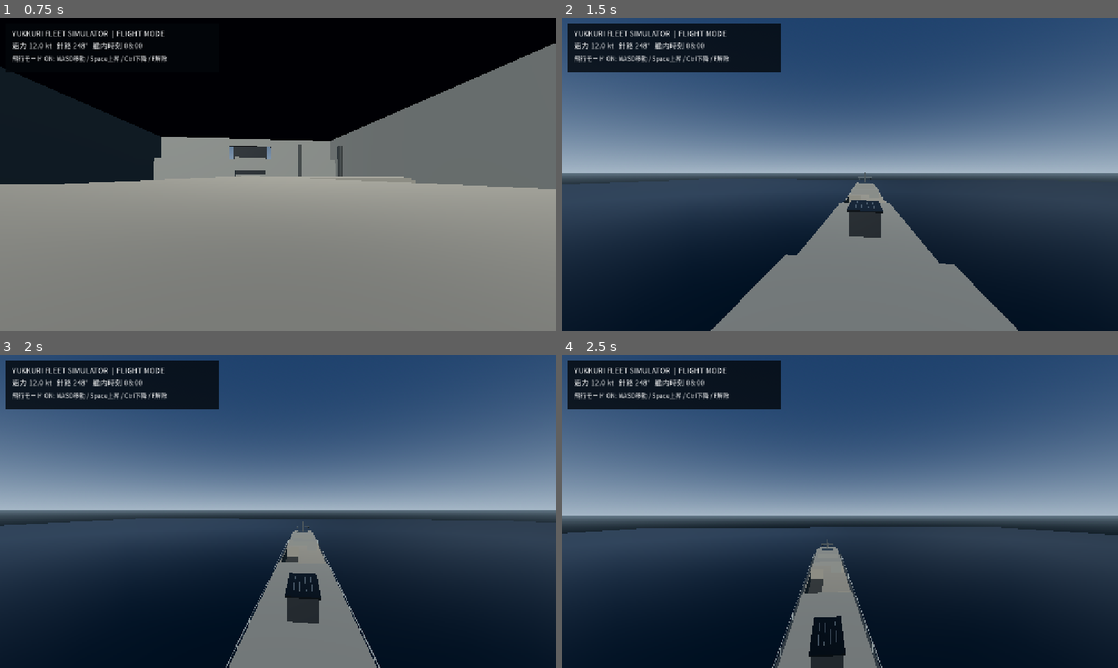
Above: before the commit, frames 1-4 (two rows, left to right).
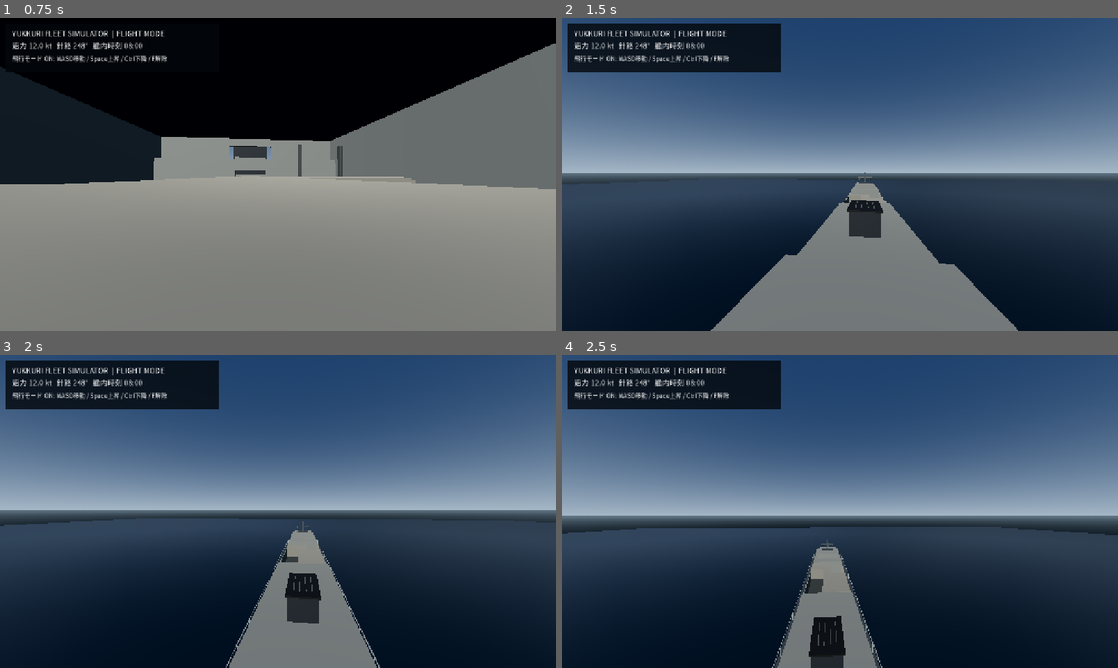
Above: after the commit, the same moments.

Repository: YukkuriP/Yukkuri-FPS-3
Game: Godot game, scene res://scenes/main.tscn
The game is run twice, just before and just after one commit, with the same random seed, the same clock (stepped at 60 frames per second) and the same inputs.
Inputs (mouse positions are in pixels of both pictures, inside the frame that each line leads up to):
- Up to frame 1 (0.75 s): tap Enter at 0.5 s; move the mouse to (305, 174) at 0.52 s; hold Space (fleet_fly_up) from 0.53 s (still down); hold F (fleet_fly_toggle) from 0.53 s (still down); click (305, 174) at 0.67 s
- Up to frame 2 (1.5 s): keep holding Space (fleet_fly_up); move the mouse to (812, 174) at 1.27 s; release F (fleet_fly_toggle) at 1.28 s; tap E (fleet_interact) at 1.35 s
- Up to frame 3 (2 s): keep holding Space (fleet_fly_up)
- Up to frame 4 (2.5 s): keep holding Space (fleet_fly_up); move the mouse to (851, 505) at 2.02 s; tap 1 at 2.1 s

Frame 1 is identical in both runs. In frame 2, 0.1% of the frame differs, in the area x 51-58%, y 58-61%; in frame 3, less than 0.1%; in frame 4, less than 0.1%.

Commit message:
Use realistic subdued naval finishes and translucent glazing

Diff:
--- a/scripts/visual_upgrade.gd
+++ b/scripts/visual_upgrade.gd
@@ -9,13 +9,14 @@
 var rubber: StandardMaterial3D
 
 func _ready() -> void:
-	steel=_mat(Color(0.31,0.37,0.39),0.72,0.34)
-	dark=_mat(Color(0.045,0.075,0.09),0.55,0.42)
-	deck=_mat(Color(0.20,0.25,0.27),0.42,0.82)
-	trim=_mat(Color(0.55,0.61,0.62),0.7,0.3)
-	glass=_mat(Color(0.012,0.065,0.085),0.8,0.16)
-	glow=_mat(Color(0.04,0.75,0.78),0.25,0.25)
-	glow.emission_enabled=true; glow.emission=Color(0.02,0.35,0.42)
+	steel=_mat(Color(0.30,0.32,0.31),0.48,0.52)
+	dark=_mat(Color(0.045,0.052,0.05),0.34,0.62)
+	deck=_mat(Color(0.19,0.21,0.20),0.25,0.88)
+	trim=_mat(Color(0.43,0.45,0.42),0.48,0.55)
+	glass=_mat(Color(0.11,0.14,0.13,0.28),0.32,0.2)
+	glass.transparency=BaseMaterial3D.TRANSPARENCY_ALPHA
+	glow=_mat(Color(0.58,0.54,0.40),0.08,0.62)
+	glow.emission_enabled=true; glow.emission=Color(0.025,0.018,0.006)
 	rubber=_mat(Color(0.055,0.065,0.07),0.05,0.9)
 	_replace_blocky_hull()
 	_exterior_detail()
